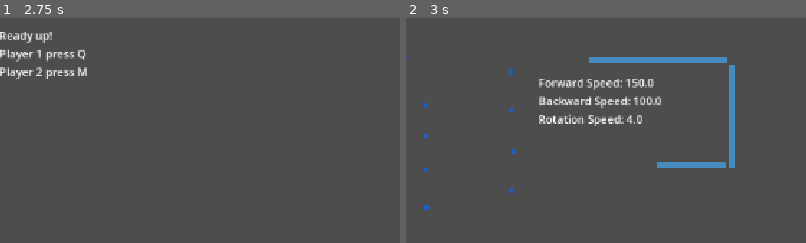
Above: before the commit, frames 1-2 (left to right).
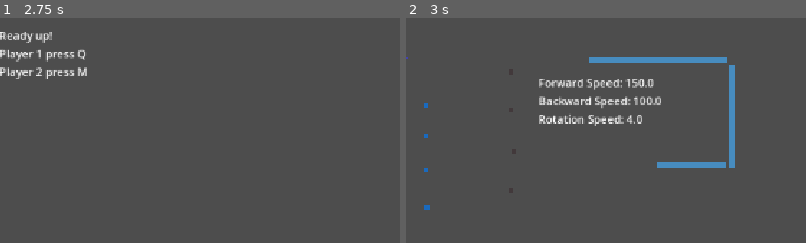
Above: after the commit, the same moments.

Repository: JoeyGiordano/TankTrouble2
Game: Godot game, scene res://game_container/game_container.tscn
Two runs of this game, one before a commit and one after it. Both use one fixed random seed, a clock stepped at 60 frames per second and the inputs below. The engine's default icon, where the game draws it, is replaced by a stand-in: a white triangle on a blue panel in a dark square.
Inputs:
- Up to frame 1 (2.75 s): click "[CutSceneOver]" at 0.5 s; click "Play" at 1.25 s; tap Q (tank1_shoot) at 2 s; hold Q (tank1_shoot) from 2.03 s (still down)
- Up to frame 2 (3 s): release Q (tank1_shoot) at 2.78 s; tap M (tank2_shoot) at 2.85 s
The pictures show only the part of the screen within x 32-82%, y 28-78%; the shares and areas given below are measured in that part.

Frame 1 is identical in both runs. In frame 2, less than 0.1% of the frame differs, in the area x 25-28%, y 22-78%.
Error before the commit: Parse Error: Invalid argument for "add_boost_with_source()" function: argument 1 should be "StatBoost" but is "ItemResource". (res://game/item/item.gd:35)

Commit message:
Stats fully implemented
Fully generalized stats implemented. Any object can now give a tank a stat boost by passing its stat handler a stat boost resource. The tanks base stats are set in an export on the tank (don't save them as a resource or it will mess everything up - see the comment on tank.stats). Next is the effects system.

Diff:
--- a/game/item/item.gd
+++ b/game/item/item.gd
@@ -5,7 +5,6 @@
 
 @onready var hitbox : Area2D = $Hitbox
 
-var x :int = 0
 var t : Tank
 
 func _ready():
@@ -32,4 +31,4 @@
 	hitbox.monitorable = false
 	hide()
 	reparent(tank.items)
-	tank.stats_handler.add_boost_with_source(item_res, self)
+	tank.stats_handler.add_boost_with_source(item_res.stat_boost, self)
--- a/game/item/items/itemxx1.tres
+++ b/game/item/items/itemxx1.tres
@@ -1,14 +1,12 @@
-[gd_resource type="Resource" script_class="ItemResource" load_steps=2 format=3 uid="uid://b8ve24bo453do"]
+[gd_resource type="Resource" script_class="ItemResource" load_steps=3 format=3 uid="uid://b8ve24bo453do"]
 
 [ext_resource type="Script" uid="uid://cl7ga7teyrqpf" path="res://game/item/item_resource.gd" id="1_21k6j"]
+[ext_resource type="Resource" uid="uid://75s0p38ju7ew" path="res://game/tank/stats/stat_boosts/boost1.tres" id="2_a4jme"]
 
 [resource]
 script = ExtResource("1_21k6j")
 name = "itemx1"
 description = "tttt"
+stat_boost = ExtResource("2_a4jme")
 color = Color(0.364706, 0.760784, 0.996078, 1)
-forward_speed = 40.0
-backward_speed = 0.0
-rotation_speed = 0.0
-func_names = Array[String](["do_nothing"])
 metadata/_custom_type_script = "uid://cl7ga7teyrqpf"
--- a/game/item/items/itemxx2.tres
+++ b/game/item/items/itemxx2.tres
@@ -1,14 +1,20 @@
-[gd_resource type="Resource" script_class="ItemResource" load_steps=2 format=3 uid="uid://c586uv6od1lus"]
+[gd_resource type="Resource" script_class="ItemResource" load_steps=4 format=3 uid="uid://c586uv6od1lus"]
 
 [ext_resource type="Script" uid="uid://cl7ga7teyrqpf" path="res://game/item/item_resource.gd" id="1_680lg"]
+[ext_resource type="Script" uid="uid://8jp733sld27f" path="res://game/tank/stats/stat_boost.gd" id="2_a3mpq"]
+
+[sub_resource type="Resource" id="Resource_taihr"]
+script = ExtResource("2_a3mpq")
+forward_speed = 0.0
+backward_speed = 0.0
+rotation_speed = 0.0
+func_names = Array[String](["do_nothing"])
+metadata/_custom_type_script = "uid://8jp733sld27f"
 
 [resource]
 script = ExtResource("1_680lg")
 name = "itemxx2"
 description = "asdafa"
+stat_boost = SubResource("Resource_taihr")
 color = Color(0.927397, 0.406548, 0.30857, 1)
-forward_speed = 70.0
-backward_speed = -50.0
-rotation_speed = 1.0
-func_names = Array[String]([])
 metadata/_custom_type_script = "uid://cl7ga7teyrqpf"
--- /dev/null
+++ b/game/tank/stats/stat_boosts/boost1.tres
@@ -0,0 +1,11 @@
+[gd_resource type="Resource" script_class="StatBoost" load_steps=2 format=3 uid="uid://75s0p38ju7ew"]
+
+[ext_resource type="Script" uid="uid://8jp733sld27f" path="res://game/tank/stats/stat_boost.gd" id="1_vmwlf"]
+
+[resource]
+script = ExtResource("1_vmwlf")
+forward_speed = 1.0
+backward_speed = 0.0
+rotation_speed = 0.0
+func_names = Array[String]([])
+metadata/_custom_type_script = "uid://8jp733sld27f"
--- a/game/tank/stats/stats_handler.gd
+++ b/game/tank/stats/stats_handler.gd
@@ -64,7 +64,7 @@
 
 ## Removes all boosts (from the boost list of this Stats Handler) that have the passed source as their source
 func remove_all_boosts_from_source(source : Node) :
-	for i in range(boost_list.size(), 1, 0) :
+	for i in range(boost_list.size()-1, -1, -1) :
 		if boost_list.get(i).source == source :
 			unregister_boost_holder(boost_list.get(i))
 
--- a/game/tank/tank.gd
+++ b/game/tank/tank.gd
@@ -12,8 +12,8 @@
 ## instead of having a pickup_item(Item) function in tank that does that stuff.
 
 @export var id = 0 # 1,2,3,etc for player; -1,-2,-3,etc for non-player
+#MUST put the starting stats in as a NOT saved resource. if you want to use a saved resource, you must load it in init(). A normal saved exported resource loads too late, initializing in _ready() is also too late: it will cause an error when it tries to get accessed, preload causes a cyclic error with stat_boost static functions
 @export var stats : StatBoost # we use a stat boost to store the tanks stats (it holds all the info we need it to hold)
-
 
 @onready var tank_rigidbody : TankRigidbody = $TankRigidbody
 @onready var items : Node = $Items
